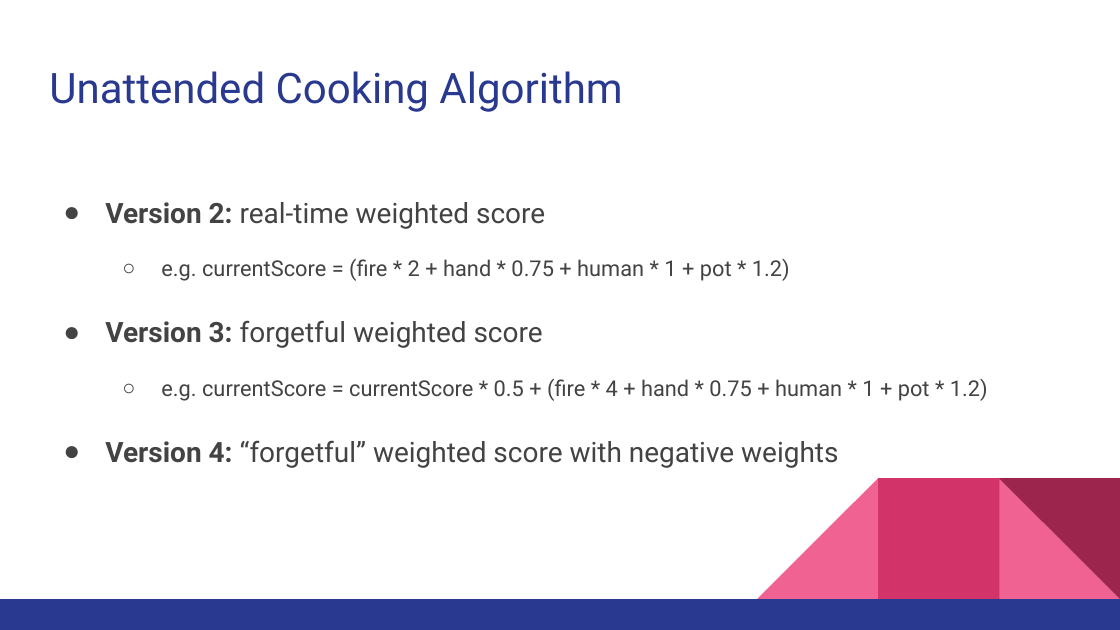
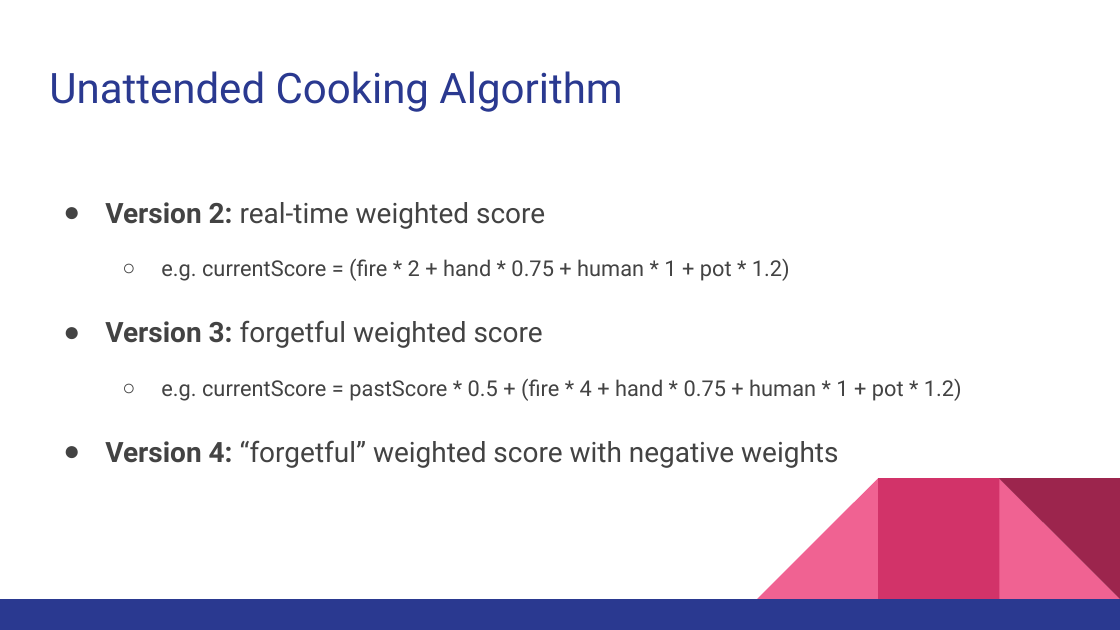
Before and after one commit to ToastTO/KSG_FPY, a slide deck: slide 15 of docs/Kitchen Safety Guide.pptx. Drawn at 1120x630 pixels with LibreOffice and Linux fonts; fonts in the diff are those of the drawing. Boxes give left, top, right and bottom in pixels: in the first picture for what was removed or moved away, otherwise in the second. Text is boxed around its words. In the diff, an @@ line names an element or a change of style, - is before the commit and + after.

```diff
--- a/docs/Kitchen Safety Guide.pptx
+++ b/docs/Kitchen Safety Guide.pptx
@@ text at [161, 379, 962, 401]: text changed @@
-  ○ e.g. currentScore = currentScore * 0.5 + (fire * 4 + hand * 0.75 + human * 1 + pot * 1.2)
+  ○ e.g. currentScore = pastScore * 0.5 + (fire * 4 + hand * 0.75 + human * 1 + pot * 1.2)
```
Also in this commit, not shown: 2 other slides changed, 1 slide added.
